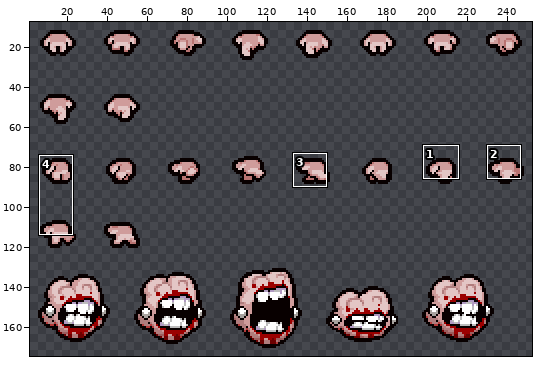
Sprite sheet: resources/gfx/monsters/gluttyb.png. The first picture is a wide view before the edit; the outline marks the close-up.
Close-up. First the earlier version:
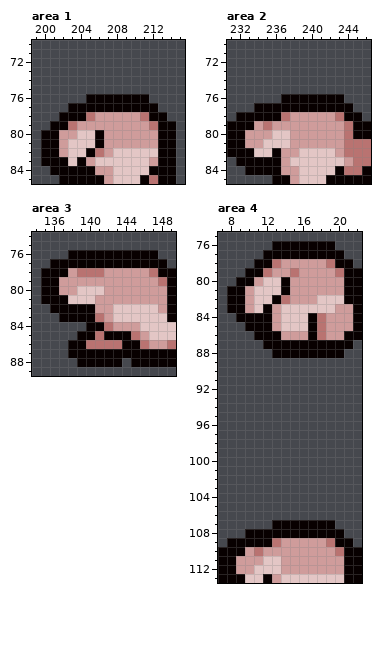
The file is 288x176 pixels. Colours within 5 levels of each other are drawn and written as one. Shown: area 1: x 199..215, y 70..85; area 2: x 231..246, y 70..85; area 3: x 134..149, y 74..89; area 4: x 7..22, y 75..113. The wide view leaves out empty margins. The commit also changed other parts of the picture, which this record leaves out.
After the commit:
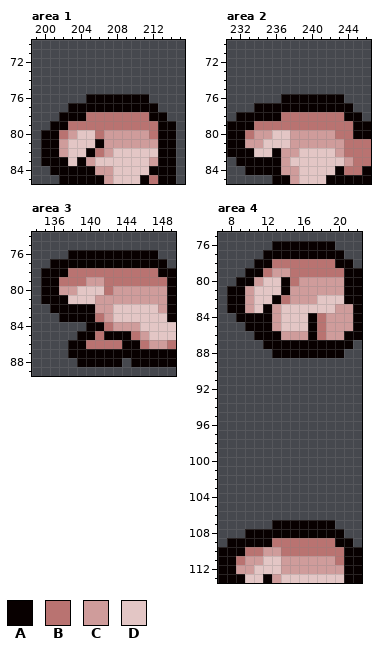
Palette (. is transparent): A #080000  B #b97371  C #cf9c9b  D #e3c6c5
Change:
--- area 1
@@ x 199..215 @@
 77 ....AAAAAAAAAA...
-78 ...AAABCCCCCBAA..
-79 ..AABCCCCCCCCBAA.
-80 .AACCDDACCCCCCAA.
+78 ...AAABBBBBBBAA..
+79 ..AABBBBBBBBBBAA.
+80 .AABCDDBCCCCCBAA.
 81 .AACDDDACCCCCCAA.
--- area 2
@@ x 231..246 @@
 77 ...AAAAAAAAAAA..
-78 .AAAAABCCCCCBAA.
-79 AAACBCCCCCCCCBAA
-80 AACCCDDCCCCCCBAA
+78 .AAAAABBBBBBBAA.
+79 AAABBBBBBBBBBBAA
+80 AABCCDDCCCCCBBAA
 81 AACCDDDCCCCCCBBB
--- area 3
@@ x 134..149 @@
 77 ..AAAAAAAAAAAAA.
-78 .AAACBBBCCCCCBAA
-79 .AACCCCCCCCCCCBA
-80 .AACCDDDCCCCCCCA
+78 .AAABBBBBBBBBBAA
+79 .AABBBCCBBBBBBBA
+80 .AACCDDDBCCCCCCA
 81 .AAADDDCCCCCCCCA
--- area 4
@@ x 12..21 @@
  77 AAAAAAAAA.
- 78 ABCCCCCBAA
- 79 BCCBCCCCBA
- 80 DDACCCCCCA
+ 78 ABBBBBBBAA
+ 79 BCCBBBBBBA
+ 80 DDABCCCCCA
  81 DDACCCCCCA
@@ x 7..22 @@
 108 ...AAAAAAAAAAA..
-109 .AAAAABCCCCCBAA.
-110 AAACBCCCCCCCCBAA
-111 AACCCDDCCCCCCCAA
+109 .AAAAABBBBBBBAA.
+110 AAABBCCBBBBBBBAA
+111 AABCCDDCCCCCCBAA
 112 AACCDDDCCCCCCCAA
Pixel boxes of the changes (left, top, right, bottom) in both close-ups:
changed: (59, 112, 158, 139)
changed: (245, 112, 344, 139)
changed: (59, 268, 158, 295)
changed: (281, 259, 335, 286)
changed: (236, 538, 344, 565)
